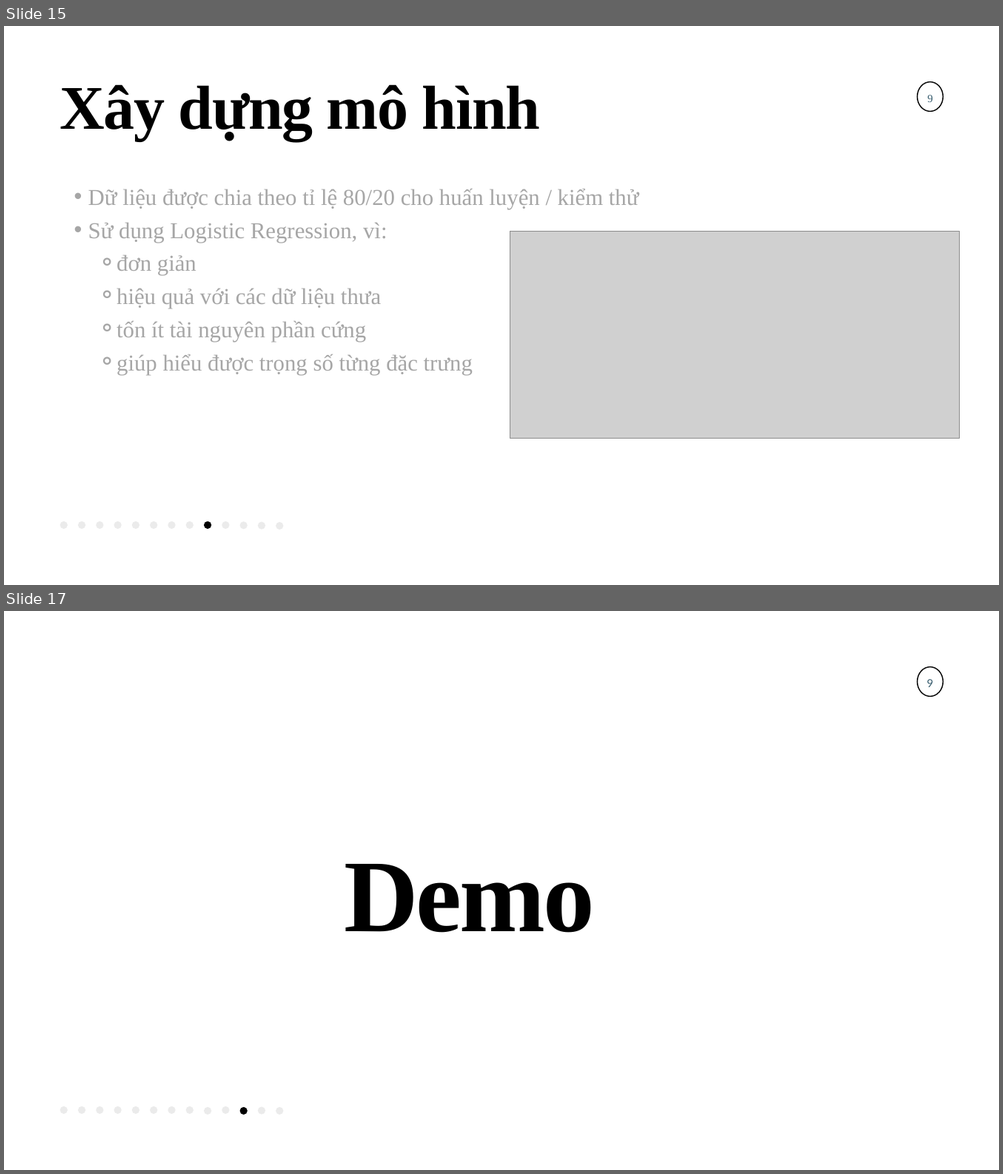
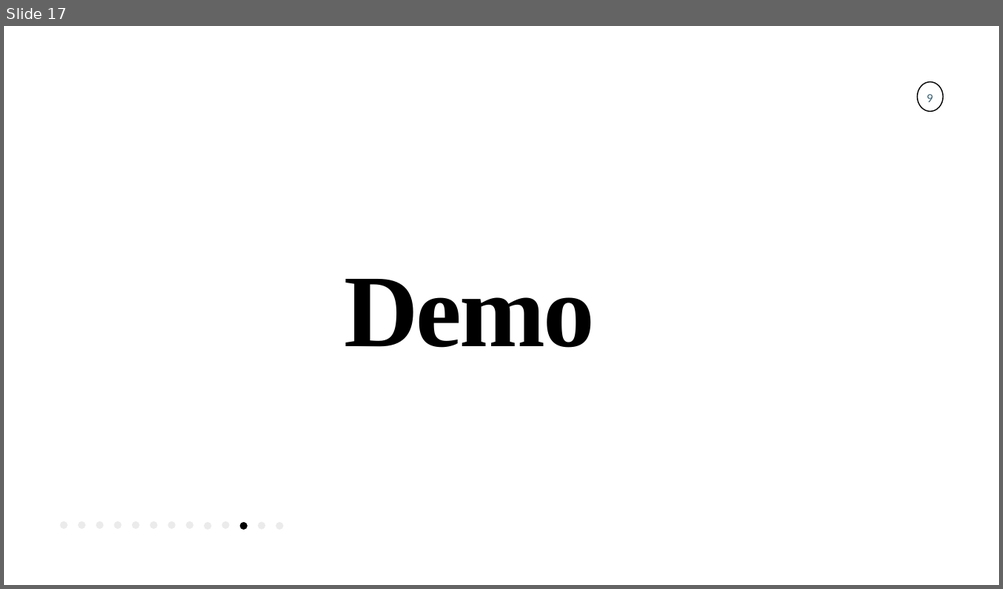
Before and after one commit to provincevu/BigDataFinal, a slide deck: BigDataPresentation.pptx. Shown one above the other, each under a label of ours: slides 15 and 17 before the commit, slide 17 after it; the slides between them are not shown. The pictures are 1003x1174 and 1003x589 pixels, drawn with LibreOffice and Linux fonts; fonts in the diff are those of the drawing; grey boxes stand for pictures. Boxes give left, top, right and bottom in pixels: in the first picture for what was removed or moved away, otherwise in the second. Text is boxed around its words. In the diff, an @@ line names an element or a change of style, - is before the commit and + after.

```diff
--- a/BigDataPresentation.pptx
+++ b/BigDataPresentation.pptx
@@ slide 15 removed at bbox=[4, 26, 999, 585], background #FFFFFF @@
@@ text removed at bbox=[60, 84, 540, 141] @@
-Xây dựng mô hình
@@ freeform shape removed at bbox=[917, 82, 943, 111] @@
@@ text removed at bbox=[927, 95, 932, 102] @@
-9
@@ text removed at bbox=[88, 189, 639, 375] @@
-  • Dữ liệu được chia theo tỉ lệ 80/20 cho huấn luyện / kiểm thử
-  • Sử dụng Logistic Regression, vì:
-    ⚬ đơn giản
-    ⚬ hiệu quả với các dữ liệu thưa
-    ⚬ tốn ít tài nguyên phần cứng
-    ⚬ giúp hiểu được trọng số từng đặc trưng
@@ picture removed at bbox=[509, 231, 959, 438] @@
@@ freeform shape removed at bbox=[60, 522, 67, 529] @@
@@ freeform shape removed at bbox=[78, 522, 85, 529] @@
@@ freeform shape removed at bbox=[96, 522, 103, 529] @@
@@ freeform shape removed at bbox=[114, 522, 122, 529] @@
@@ freeform shape removed at bbox=[132, 522, 139, 529] @@
@@ freeform shape removed at bbox=[150, 522, 157, 529] @@
@@ freeform shape removed at bbox=[168, 522, 175, 529] @@
@@ freeform shape removed at bbox=[186, 522, 193, 529] @@
@@ freeform shape removed at bbox=[204, 522, 211, 529] @@
@@ freeform shape removed at bbox=[222, 522, 229, 529] @@
@@ freeform shape removed at bbox=[240, 522, 247, 529] @@
@@ freeform shape removed at bbox=[258, 523, 265, 530] @@
@@ freeform shape removed at bbox=[276, 523, 283, 530] @@
```
Also in this commit, not shown: 8 slides changed, 5 slides added, 4 other slides removed, 11 other files.
